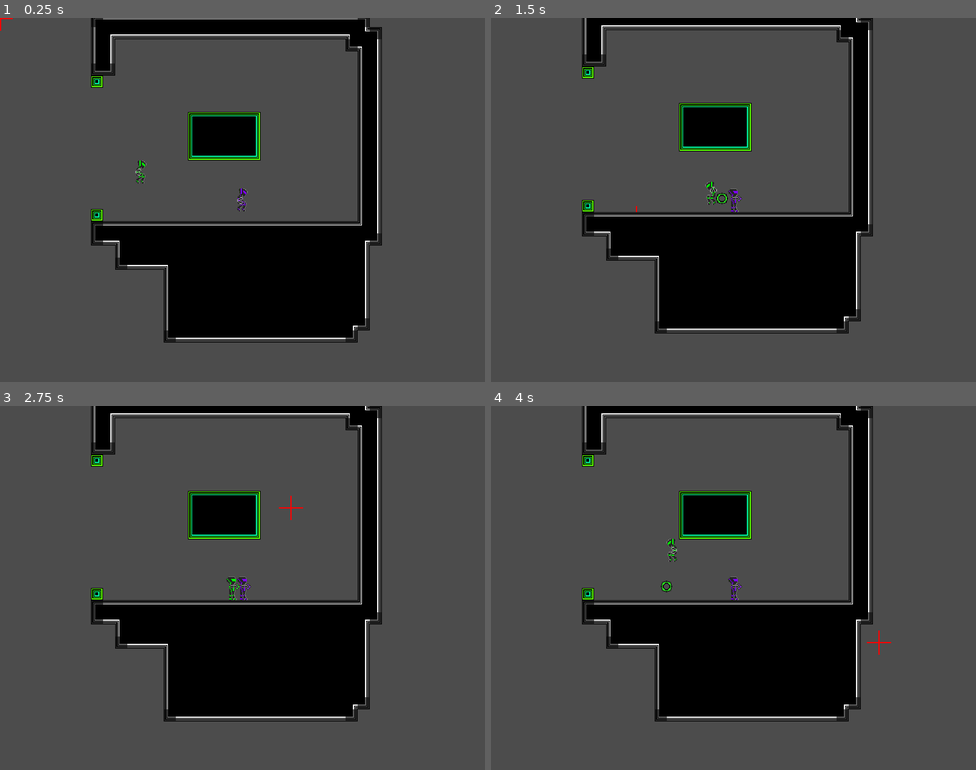
Above: before the commit, frames 1-4 (two rows, left to right).
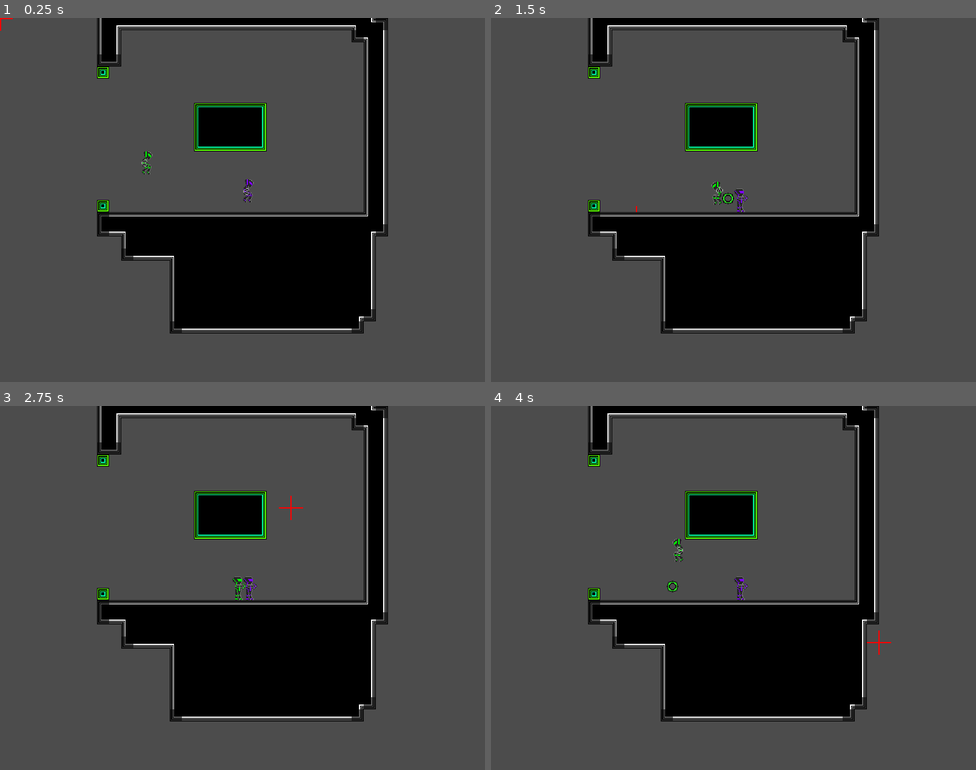
Above: after the commit, the same moments.

Repository: emmawithanE/Frisbee
Game: Godot game, scene res://scenes/World.tscn
The game is run twice, just before and just after one commit, with the same random seed, the same clock (stepped at 60 frames per second) and the same inputs.
Inputs (mouse positions are in pixels of both pictures, inside the frame that each line leads up to):
- Up to frame 1 (0.25 s): no input
- Up to frame 2 (1.5 s): move the mouse to (840, 181) at 0.52 s; hold Right (ui_right) 0.53-1.28 s; click (840, 181) at 0.6 s; tap Space (jump) at 0.77 s; move the mouse to (636, 218) at 1.27 s; hold Down (ui_down) from 1.28 s (still down); tap R (dash) at 1.35 s
- Up to frame 3 (2.75 s): tap Space (jump) at 1.52 s; move the mouse to (291, 507) at 2.02 s; release Down (ui_down) at 2.03 s; hold Right (ui_right) from 2.03 s (still down); click (291, 507) at 2.1 s
- Up to frame 4 (4 s): tap Enter at 2.75 s; move the mouse to (709, 660) at 2.77 s; release Right (ui_right) at 2.78 s; hold Up (ui_up) 2.78-3.53 s; tap R (dash) at 2.85 s; tap Space (jump) at 3.02, 3.77 s; move the mouse to (879, 642) at 3.52 s; hold Left (ui_left) from 3.53 s (still down); click (879, 642) at 3.6 s

The runs differ from the first frame. In frame 1, 9.7% of the frame differs, in the area x 18-80%, y 0-90%; in frame 2, 4.2%; in frame 3, 4.1%; in frame 4, 4.2%.

Commit message:
Remove camera

Diff:
--- a/scenes/World.tscn
+++ b/scenes/World.tscn
@@ -16,9 +16,6 @@
 position = Vector2( 328, 208 )
 colour = 2
 
-[node name="Camera2D" type="Camera2D" parent="Player"]
-current = true
-
 [node name="Targeter" type="Sprite" parent="."]
 texture = ExtResource( 4 )
 script = ExtResource( 2 )
